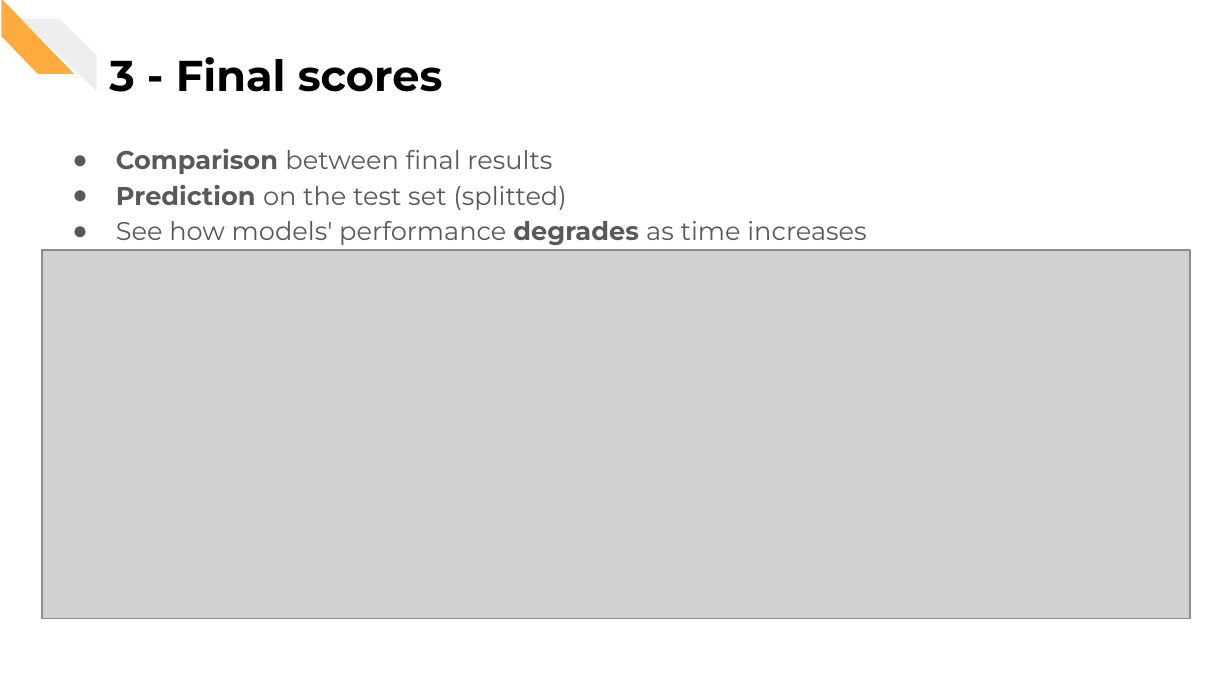
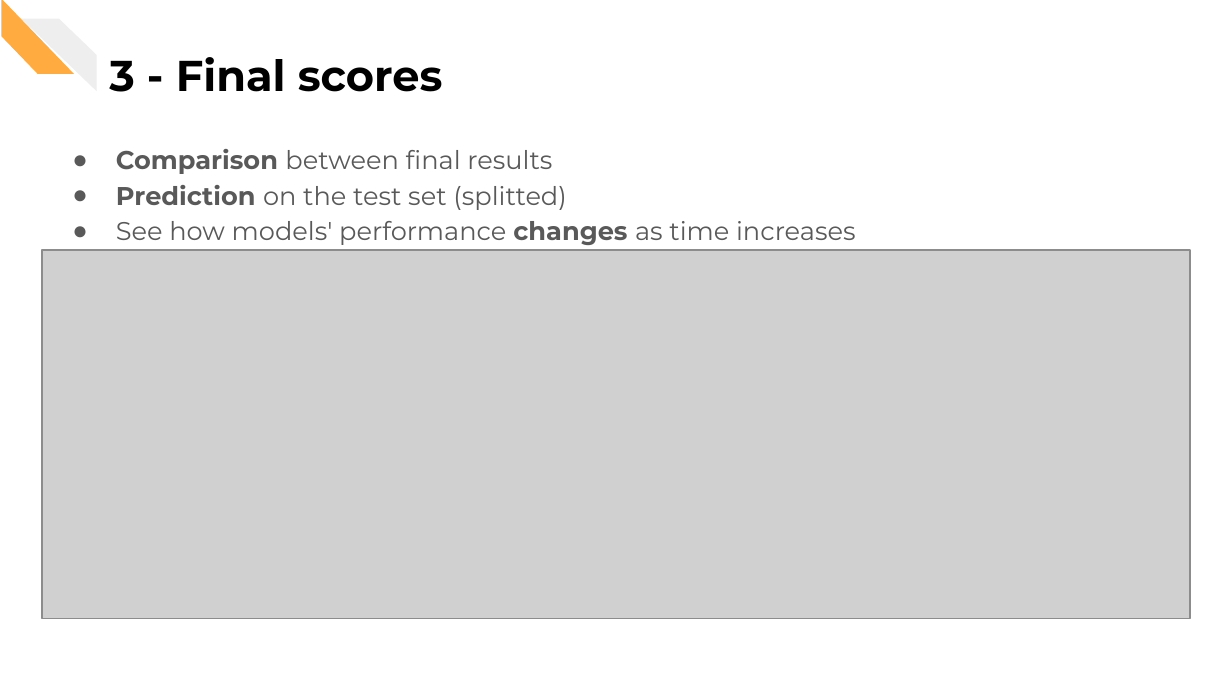
Before and after one commit to CorsiDanilo/bitcoin-price-prediction-with-pyspark, a slide deck: slide 25 of presentation/presentation.pptx. Drawn at 1232x693 pixels with LibreOffice and Linux fonts; fonts in the diff are those of the drawing; grey boxes stand for pictures. Boxes give left, top, right and bottom in pixels: in the first picture for what was removed or moved away, otherwise in the second. Text is boxed around its words. In the diff, an @@ line names an element or a change of style, - is before the commit and + after.

```diff
--- a/presentation/presentation.pptx
+++ b/presentation/presentation.pptx
@@ text at [116, 221, 855, 245]: text changed @@
-● See how models' performance degrades as time increases
+● See how models' performance changes as time increases
```
